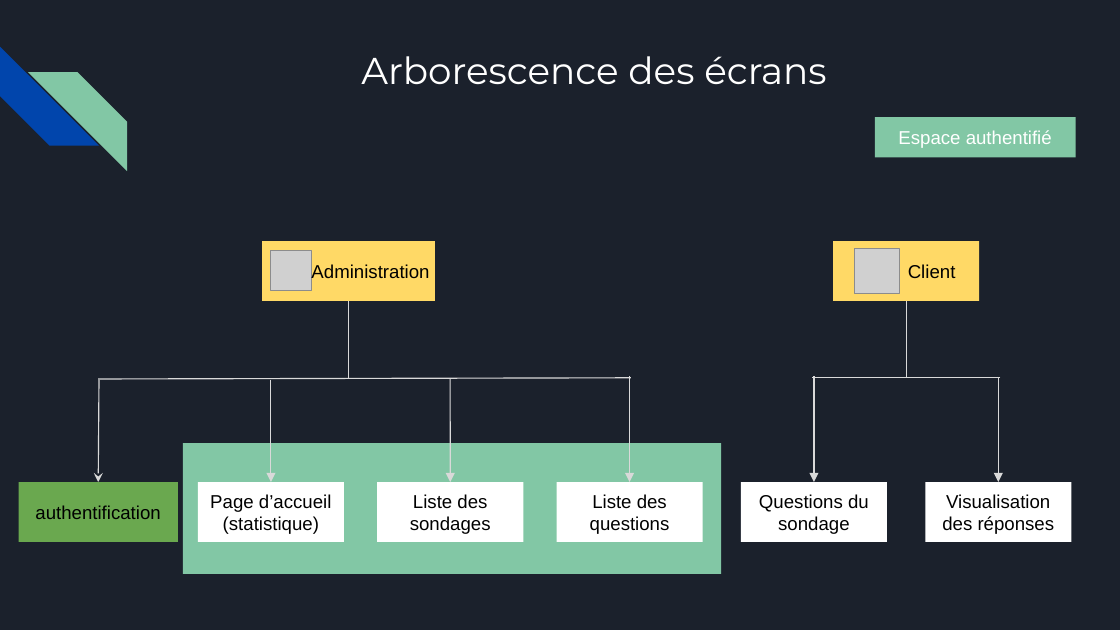
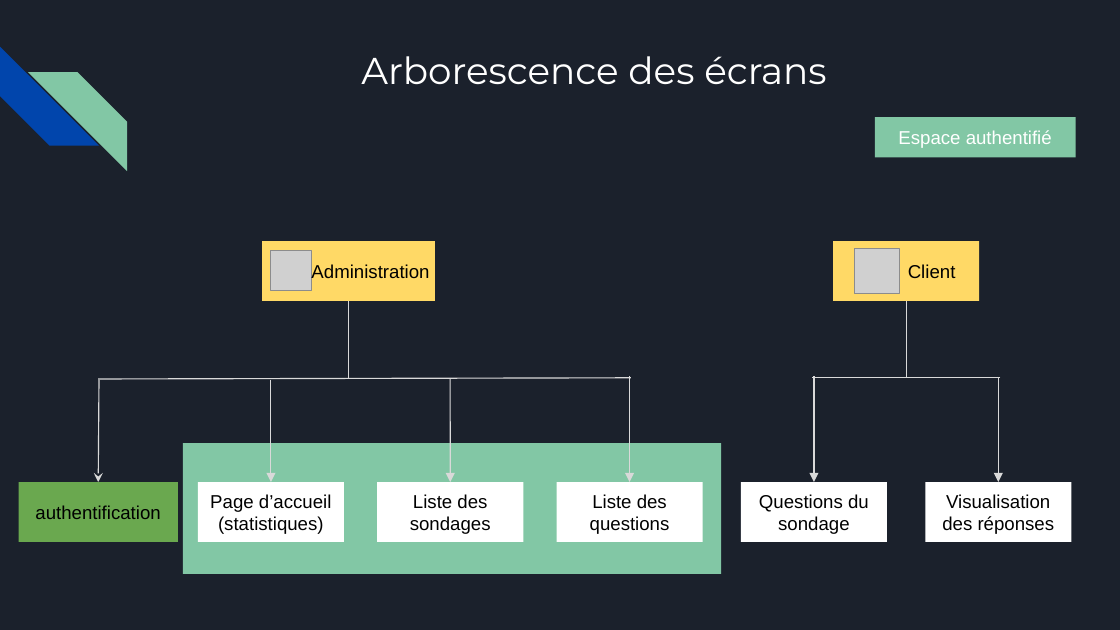
Before and after one commit to cyrilmarceau/Bigscreen, a slide deck: slide 14 of Présentation oral.pptx. Drawn at 1120x630 pixels with LibreOffice and Linux fonts; fonts in the diff are those of the drawing; grey boxes stand for pictures. Boxes give left, top, right and bottom in pixels: in the first picture for what was removed or moved away, otherwise in the second. Text is boxed around its words. In the diff, an @@ line names an element or a change of style, - is before the commit and + after.

```diff
--- a/Présentation oral.pptx
+++ b/Présentation oral.pptx
@@ text in rectangle at [218, 516, 324, 534]: text changed @@
-(statistique)
+(statistiques)
```
Also in this commit, not shown: 4 other slides changed, 2 slides added, 1 slide removed, 1 other file.
